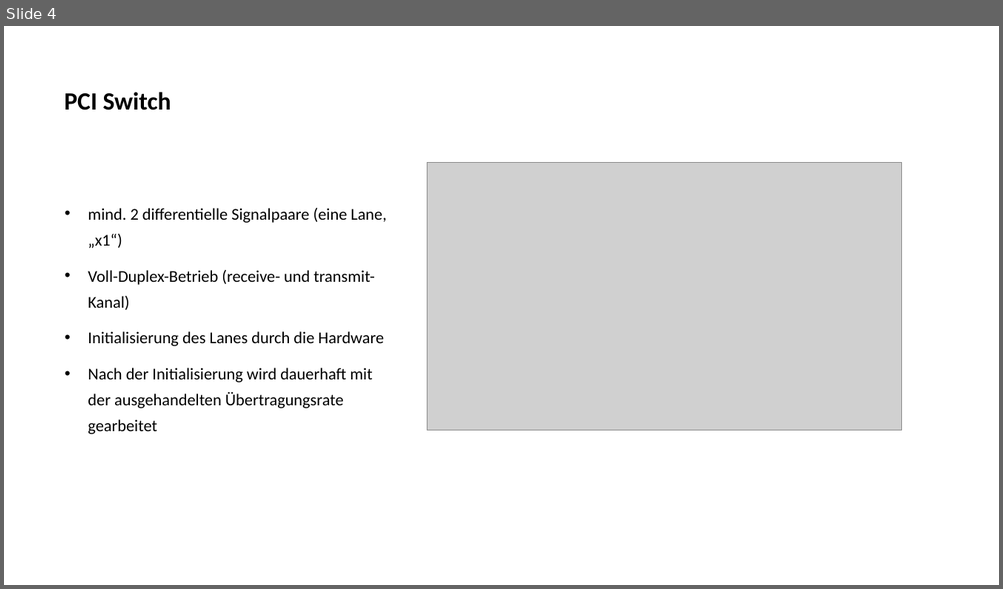
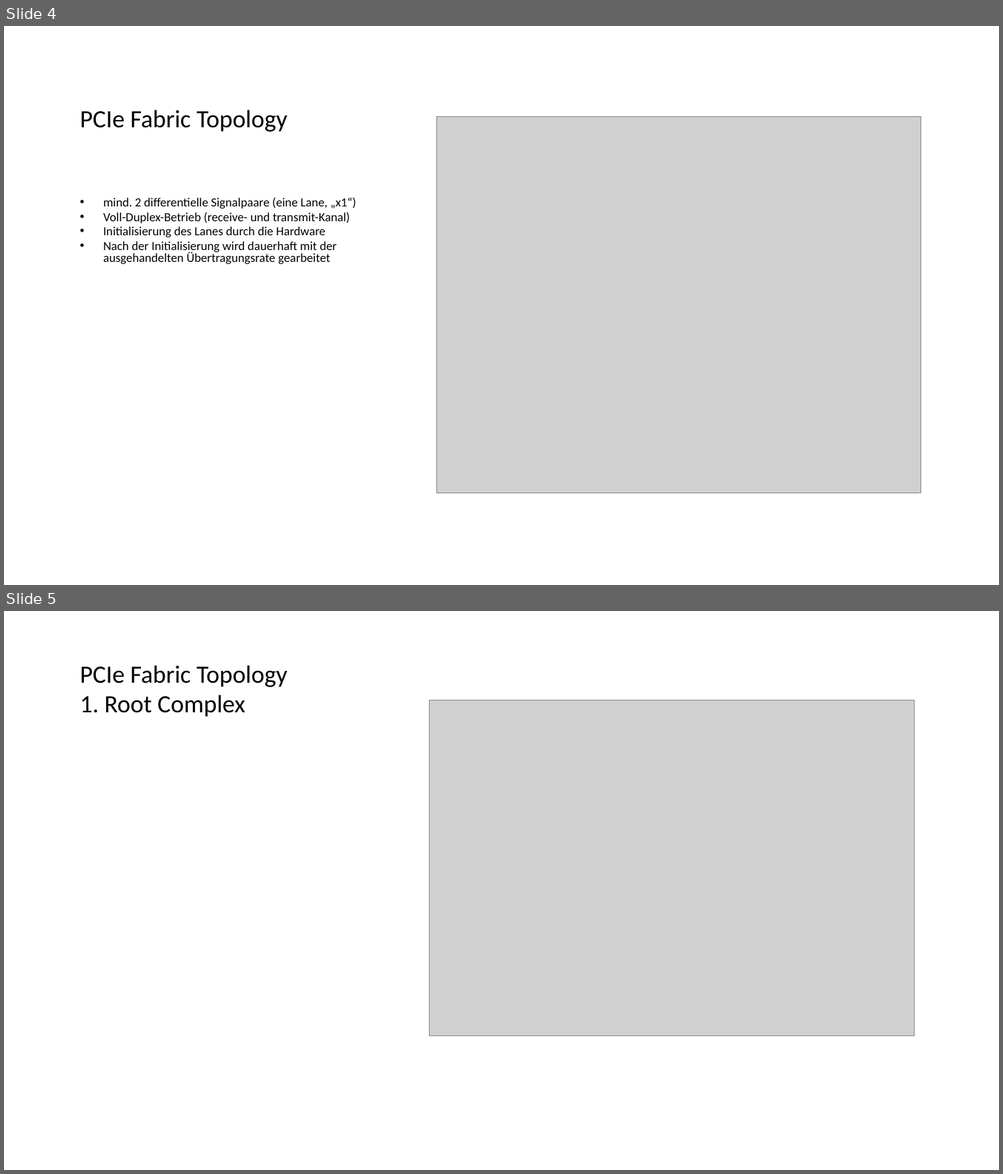
Before and after one commit to JustusDinera/Digitale-Signalverarbeitung, a slide deck: PCI Express.pptx. Shown one above the other, each under a label of ours: slide 4 before the commit, slides 4 and 5 after it. The pictures are 1003x589 and 1003x1174 pixels, drawn with LibreOffice and Linux fonts; fonts in the diff are those of the drawing; grey boxes stand for pictures; background and template pictures are left out. Boxes give left, top, right and bottom in pixels: in the first picture for what was removed or moved away, otherwise in the second. Text is boxed around its words. In the diff, an @@ line names an element or a change of style, - is before the commit and + after.

```diff
--- a/PCI Express.pptx
+++ b/PCI Express.pptx
@@ slide 5 added at [4,611,999,1170], background picture (left out) @@
@@ title added at [80,665,287,717], 24 pt, text #000000 @@
+PCIe Fabric Topology
+1. Root Complex
@@ picture added at [430,701,914,1037] @@
@@ slide 4 changed as well @@
@@ title "PCIe Fabric Topology" at [80,110,287,132]: vertical alignment middle to bottom @@
@@ title at [80,110,287,132]: text changed; bold off @@
-PCI Switch
+PCIe Fabric Topology
@@ picture: place and size @@
-picture at [427,163,902,430]
+picture at [437,117,921,494]
@@ text "mind. 2 differentielle Signalpaare (eine ...": place and size @@
-text "mind. 2 differentielle Signalpaare (eine ..." at [88,208,386,434]
+text "mind. 2 differentielle Signalpaare (eine ..." at [103,198,356,264]
@@ text "mind. 2 differentielle Signalpaare (eine ..." at [103,198,356,264]: size 16 to 12 pt; line spacing 1.3 to 0.8; less space between paragraphs @@
```
Also in this commit, not shown: 3 other slides changed, 8 other slides added, 1 slide removed, 12 other files.
